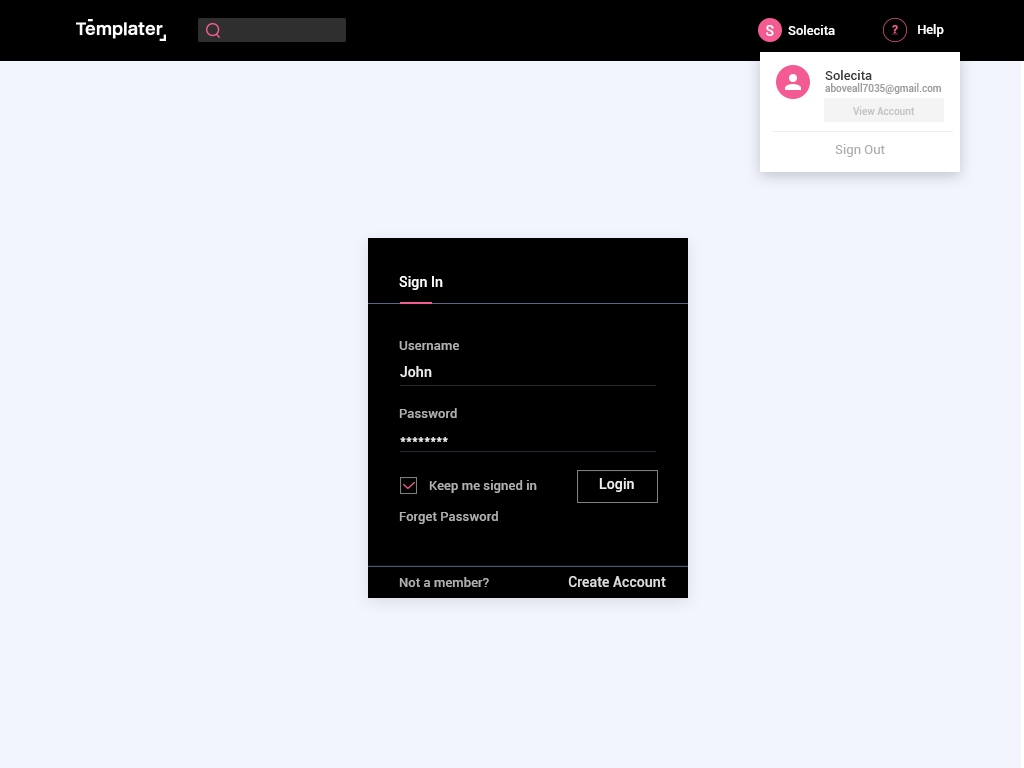
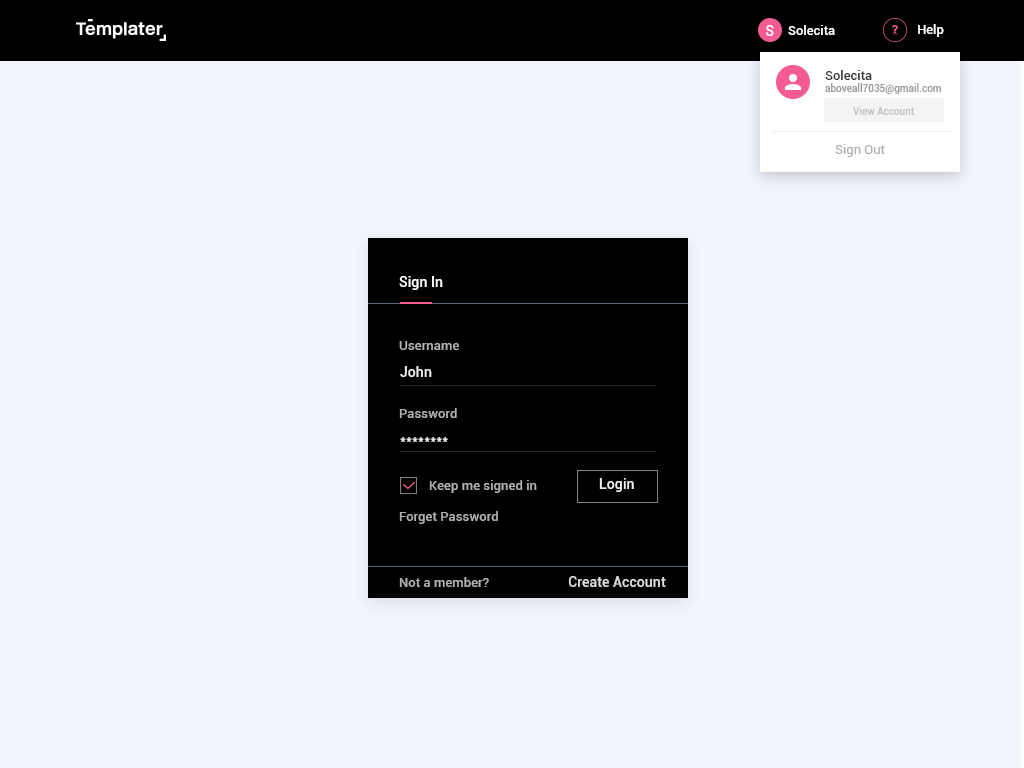
Layers edited between the first and the second 1024x768 image:
hid "search" over left=206, top=23, right=220, bottom=38
hid "Input" over left=198, top=18, right=346, bottom=42
